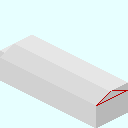
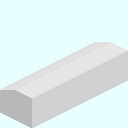
Revision of a layered (128, 128) image; what changed, layer by layer:
showed group "W" (6 layers) over (0, 35, 128, 128)
added layer "Wall #3" in group "W" over (0, 43, 128, 128)
added layer "Wire #3" in group "W" over (0, 42, 128, 128)
added layer "Base_Plate_1x3_H.png #3" in group "W" over (0, 35, 128, 128)
hid group "N" (6 layers) over (0, 35, 128, 128)
renamed "Edge_M" to "Marking", hid it, painted on it over (18, 41, 128, 106)
removed layer "Edge #2" from group "N" over (0, 44, 110, 105)
painted on "Wall #2" over (18, 35, 128, 90)
showed group "E" (7 layers) over (0, 35, 128, 128)
added layer "Marking #2" in group "E" over (16, 91, 32, 106)
painted on "Color" over (0, 35, 128, 128)
